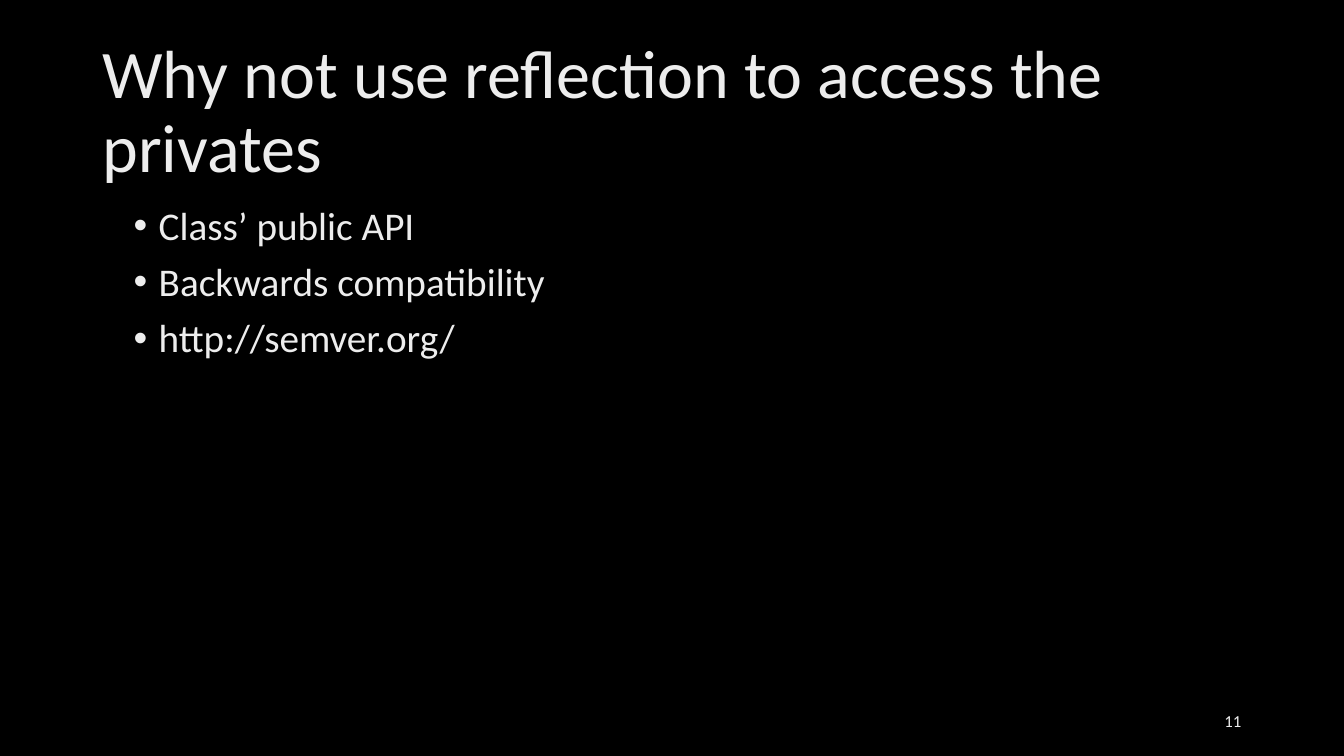
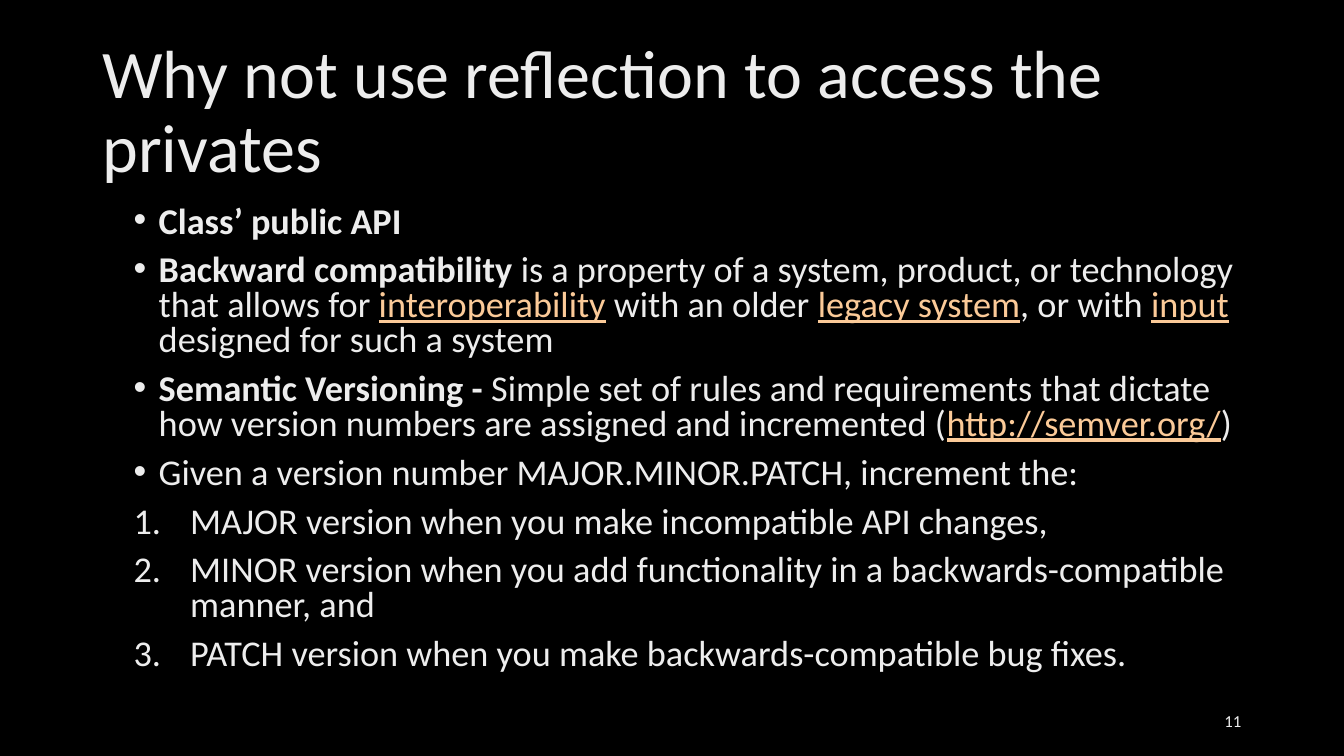
Before and after one commit to ajant/ReflectionDemonstration, a slide deck: slide 11 of Presentation.pptx. Drawn at 1344x756 pixels with LibreOffice and Linux fonts; fonts in the diff are those of the drawing; background and template pictures are left out. Boxes give left, top, right and bottom in pixels: in the first picture for what was removed or moved away, otherwise in the second. Text is boxed around its words. In the diff, an @@ line names an element or a change of style, - is before the commit and + after.

```diff
--- a/Presentation.pptx
+++ b/Presentation.pptx
@@ text at box(159, 207, 402, 240): size 28 to 25.9 pt, bold on in "Class’ public API"; line spacing 0.9 to 0.8 @@
@@ text at box(159, 256, 1233, 673): text changed; size 28 to 25.9 pt @@
-• Backwards compatibility
-• http://semver.org/
+• Backward compatibility is a property of a system, product, or technology that allows for interoperability with an older legacy system, or with input designed for such a system
+• Semantic Versioning - Simple set of rules and requirements that dictate how version numbers are assigned and incremented (http://semver.org/)
+• Given a version number MAJOR.MINOR.PATCH, increment the:
+1. MAJOR version when you make incompatible API changes,
+2. MINOR version when you add functionality in a backwards-compatible manner, and
+3. PATCH version when you make backwards-compatible bug fixes.
```
Also in this commit, not shown: 4 other slides changed, 1 other file.
